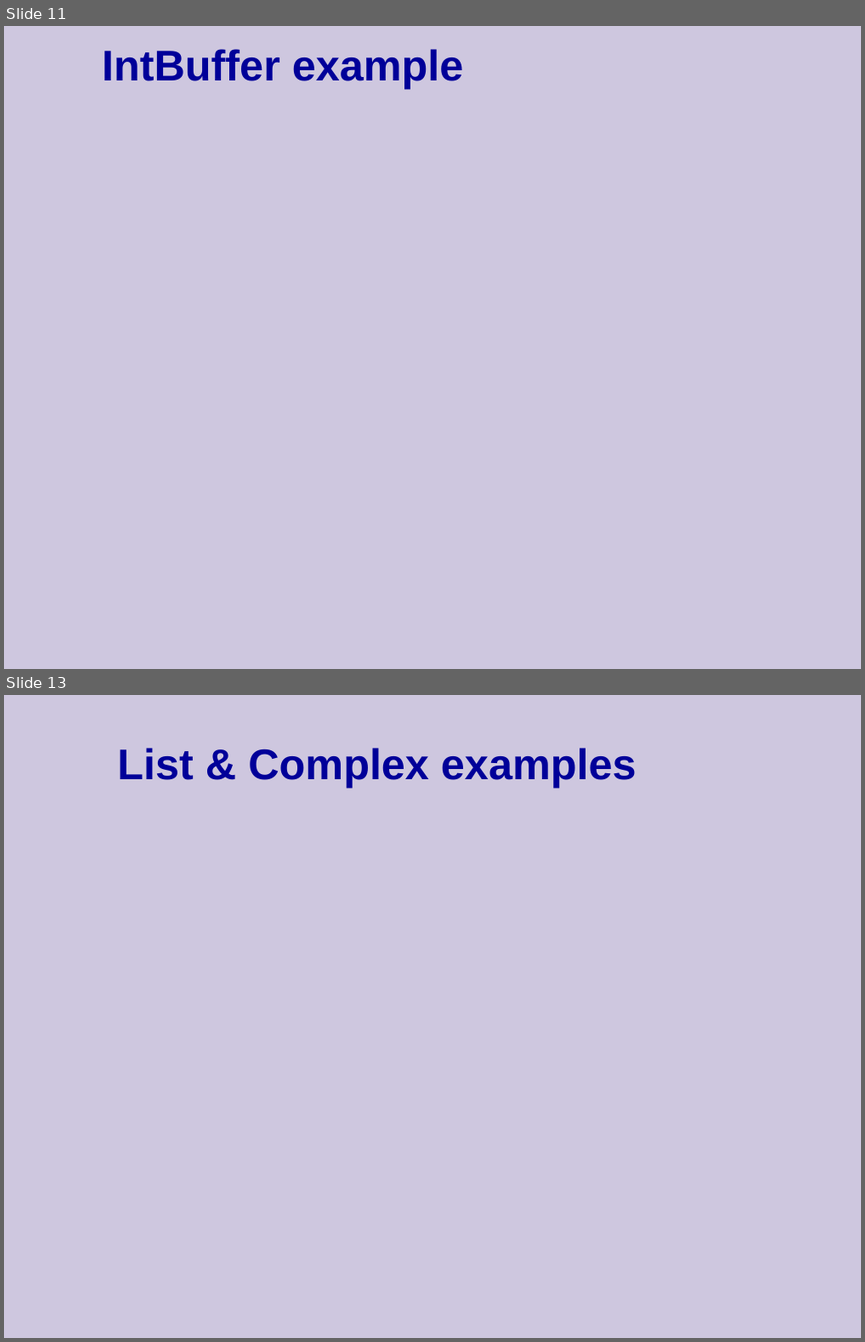
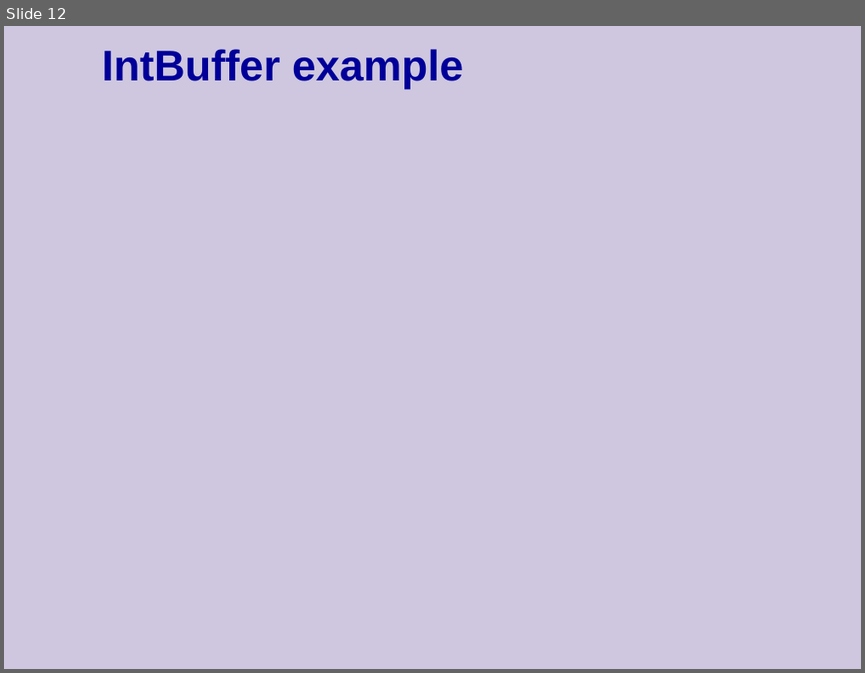
Before and after one commit to cpp-at-ariel/cpp-5778, a slide deck: week04-operator-overloading/slides.odp. Shown one above the other, each under a label of ours: slides 11 and 13 before the commit, slide 12 after it; the slides between them are not shown. The pictures are 865x1342 and 865x673 pixels, drawn with LibreOffice and Linux fonts; fonts in the diff are those of the drawing. Boxes give left, top, right and bottom in pixels: in the first picture for what was removed or moved away, otherwise in the second. Text is boxed around its words. In the diff, an @@ line names an element or a change of style, - is before the commit and + after.

```diff
--- a/week04-operator-overloading/slides.odp
+++ b/week04-operator-overloading/slides.odp
@@ slide 13 removed at box(4, 695, 861, 1338), background #CEC7DF @@
@@ title removed at box(117, 748, 636, 788) @@
-List & Complex examples
@@ what was slide 11 is now slide 12 @@
```
Also in this commit, not shown: 3 slides changed, 2 slides added, 54 other files.
